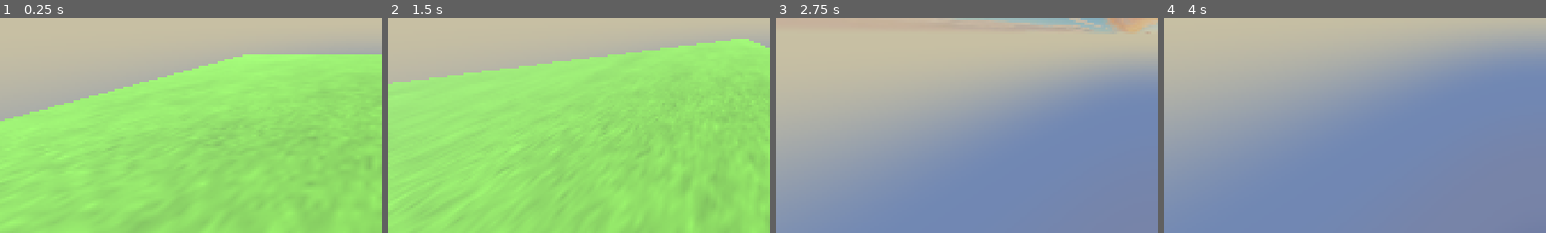
Above: before the commit, frames 1-4 (left to right).
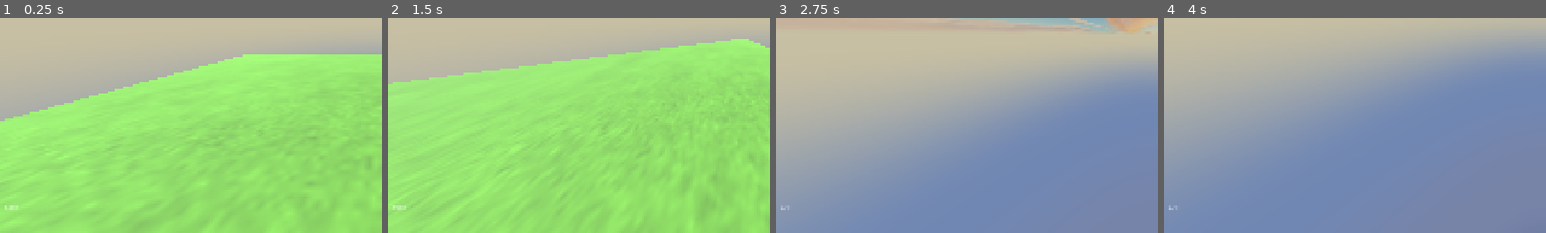
Above: after the commit, the same moments.

Repository: blockersiontko/3d-movement
Game: Godot game, scene res://scenes/main_scene.tscn
The game is run twice, just before and just after one commit, with the same random seed, the same clock (stepped at 60 frames per second) and the same inputs.
Inputs (mouse positions are % of the whole screen's width and height, from its top left):
- Up to frame 1 (0.25 s): no input
- Up to frame 2 (1.5 s): tap Enter at 0.5 s; move the mouse to (55, 50) at 0.52 s; press the mouse at (55, 50) at 0.53 s; hold W (Forward) from 0.53 s (still down); tap Space (Jump) at 0.77 s; move the mouse to (45, 50) at 1.27 s; release the mouse at (45, 50) at 1.28 s; click (45, 50) at 1.35 s
- Up to frame 3 (2.75 s): keep holding W (Forward); tap Space (Jump) at 1.52 s; move the mouse to (52, 48) at 2.02 s; hold Shift (Sprint) from 2.03 s (still down); click (52, 48) at 2.3 s
- Up to frame 4 (4 s): keep holding W (Forward); tap Space (Jump) at 2.75, 3.02, 3.77 s; move the mouse to (49, 52) at 2.77 s; release Shift (Sprint) at 2.78 s; click (49, 52) at 2.85 s; tap Enter at 3.5 s; move the mouse to (57, 51) at 3.52 s; press the mouse at (57, 51) at 3.53 s
The pictures show only the part of the screen within x 0-50%, y 50-100%; the shares and areas given below are measured in that part.

The runs differ from the first frame. In frame 1, less than 0.1% of the frame differs, in the area x 1-5%, y 87-90%; in frame 2, less than 0.1%; in frame 3, less than 0.1%; in frame 4, less than 0.1%.

Commit message:
Added ammo info

Diff:
--- a/project.godot
+++ b/project.godot
@@ -14,6 +14,10 @@
 run/main_scene="uid://b4st3nr1koeuv"
 config/features=PackedStringArray("4.7", "Forward Plus")
 config/icon="res://textures/placeholder/icon.svg"
+
+[autoload]
+
+Autoloads="*uid://dachyoy8yfx4s"
 
 [display]
 
@@ -71,6 +75,12 @@
 "events": [Object(InputEventMouseButton,"resource_local_to_scene":false,"resource_name":"","device":-1,"window_id":0,"a …(258 unchanged characters)…
 ]
 }
+Reload={
+"deadzone": 0.2,
+"events": [Object(InputEventKey,"resource_local_to_scene":false,"resource_name":"","device":-1,"window_id":0,"alt_pressed":false,"shift_pressed":false,"ctrl_pressed":false,"meta_pressed":false,"pressed":false,"keycode":0,"physical_keycode":82,"key_label":0,"unicode":114,"location":0,"echo":false,"script":null)
+, Object(InputEventJoypadButton,"resource_local_to_scene":false,"resource_name":"","device":-1,"button_index":10,"pressure":0.0,"pressed":false,"script":null)
+]
+}
 
 [physics]
 
--- /dev/null
+++ b/scenes/ammo_count.tscn
@@ -0,0 +1,19 @@
+[gd_scene format=3 uid="uid://bpqt2iauhkrkk"]
+
+[ext_resource type="Script" uid="uid://cthwrilxf0nnr" path="res://scripts/ammo_count.gd" id="1_b5mu5"]
+
+[node name="AmmoCount" type="Control" unique_id=543851453]
+layout_mode = 3
+anchors_preset = 15
+anchor_right = 1.0
+anchor_bottom = 1.0
+grow_horizontal = 2
+grow_vertical = 2
+mouse_filter = 2
+script = ExtResource("1_b5mu5")
+
+[node name="AmmoCountLabel" type="Label" parent="." unique_id=1238203300]
+layout_mode = 0
+offset_right = 40.0
+offset_bottom = 23.0
+text = "ammo"
--- a/scenes/player.tscn
+++ b/scenes/player.tscn
@@ -2,6 +2,7 @@
 
 [ext_resource type="Script" uid="uid://d0tqpx5djnrxq" path="res://scripts/player.gd" id="1_3vyb7"]
 [ext_resource type="PackedScene" uid="uid://ppexqimckbub" path="res://scenes/crosshair.tscn" id="2_g2els"]
+[ext_resource type="PackedScene" uid="uid://bpqt2iauhkrkk" path="res://scenes/ammo_count.tscn" id="3_dqkch"]
 [ext_resource type="PackedScene" uid="uid://ckj1xrr8wks8k" path="res://scenes/pistol.tscn" id="3_qhqgy"]
 
 [sub_resource type="CapsuleShape3D" id="CapsuleShape3D_g4v7s"]
@@ -22,6 +23,8 @@
 
 [node name="Crosshair" parent="UI" unique_id=813699421 instance=ExtResource("2_g2els")]
 
+[node name="AmmoCount" parent="UI" unique_id=543851453 instance=ExtResource("3_dqkch")]
+
 [node name="Head" type="Node3D" parent="." unique_id=163902683]
 
 [node name="Camera3D" type="Camera3D" parent="Head" unique_id=619574980]
--- /dev/null
+++ b/scripts/ammo_count.gd
@@ -0,0 +1,17 @@
+extends Control
+
+@onready var AmmoCountLabel: Label = $AmmoCountLabel
+
+func _ready() -> void:
+	AmmoCountLabel.set_anchors_and_offsets_preset(Control.PRESET_BOTTOM_LEFT)
+	AmmoCountLabel.position = Vector2(20, -40)
+
+func _process(delta: float) -> void:
+	var screen_size = get_viewport_rect().size
+
+	AmmoCountLabel.position = Vector2(screen_size.x * 0.005, screen_size.y * 0.93)
+
+	if Autoloads.pistol_is_reloading:
+		AmmoCountLabel.text = "Reloading..."
+	else:
+		AmmoCountLabel.text = str(Autoloads.AmmoCount) + "/∞"
--- /dev/null
+++ b/scripts/autoloads.gd
@@ -0,0 +1,8 @@
+extends Node
+
+# AMMO COUNT
+var AmmoCount = 12
+var StartAmmoCount = 12
+
+# WEAPON RELOADING
+var pistol_is_reloading := false
--- a/scripts/pistol.gd
+++ b/scripts/pistol.gd
@@ -9,12 +9,19 @@
 
 
 func _physics_process(delta: float) -> void:
-	if Input.is_action_pressed("Shoot") and can_shoot:
+	if Input.is_action_just_pressed("Shoot") and can_shoot and not Autoloads.pistol_is_reloading:
 		shoot()
 
+	if Input.is_action_just_pressed("Reload") and not Autoloads.pistol_is_reloading:
+		reload()
+	if Autoloads.AmmoCount <= 0 and not Autoloads.pistol_is_reloading:
+		reload()
 
 func shoot() -> void:
+	if Autoloads.AmmoCount <= 0:
+		return
 	can_shoot = false
+	Autoloads.AmmoCount -= 1
 	spawn_casing()
 	await get_tree().create_timer(fire_rate).timeout
 	can_shoot = true
@@ -34,3 +41,21 @@
 	await get_tree().create_timer(10.0).timeout
 	if is_instance_valid(casing):
 		casing.queue_free()
+
+
+func reload() -> void:
+	if Autoloads.pistol_is_reloading:
+		return
+
+	if Autoloads.AmmoCount >= Autoloads.StartAmmoCount:
+		return
+
+	Autoloads.pistol_is_reloading = true
+	can_shoot = false
+
+	await get_tree().create_timer(3.2).timeout
+
+	Autoloads.AmmoCount = Autoloads.StartAmmoCount
+
+	Autoloads.pistol_is_reloading = false
+	can_shoot = true
Not shown, added: scripts/ammo_count.gd.uid
Not shown, added: scripts/autoloads.gd.uid
